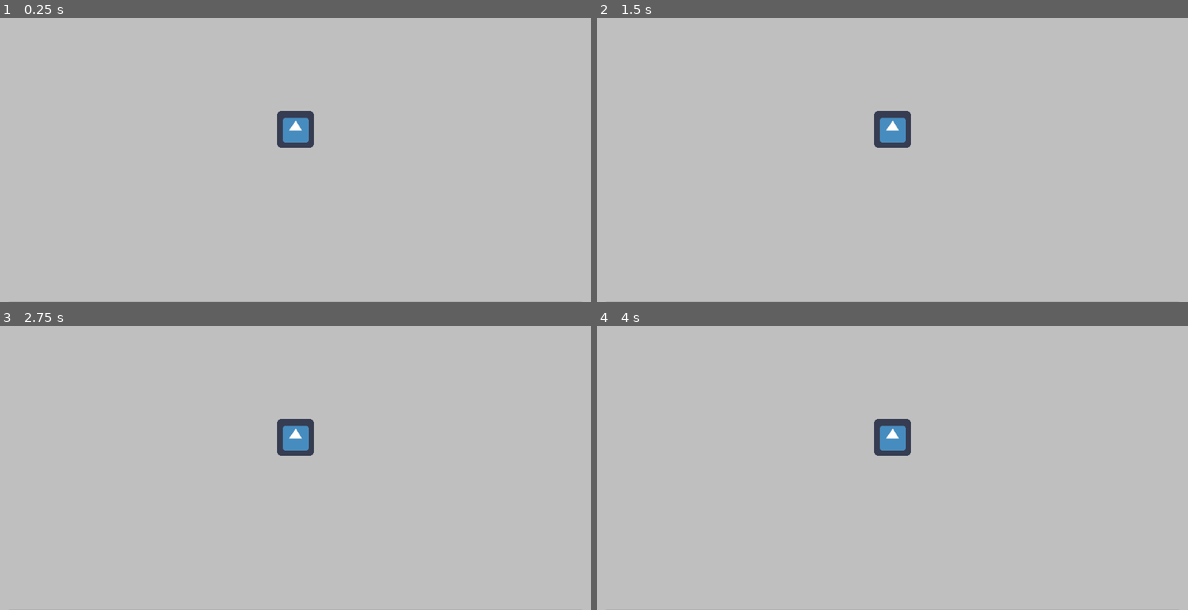
Above: before the commit, frames 1-4 (two rows, left to right).
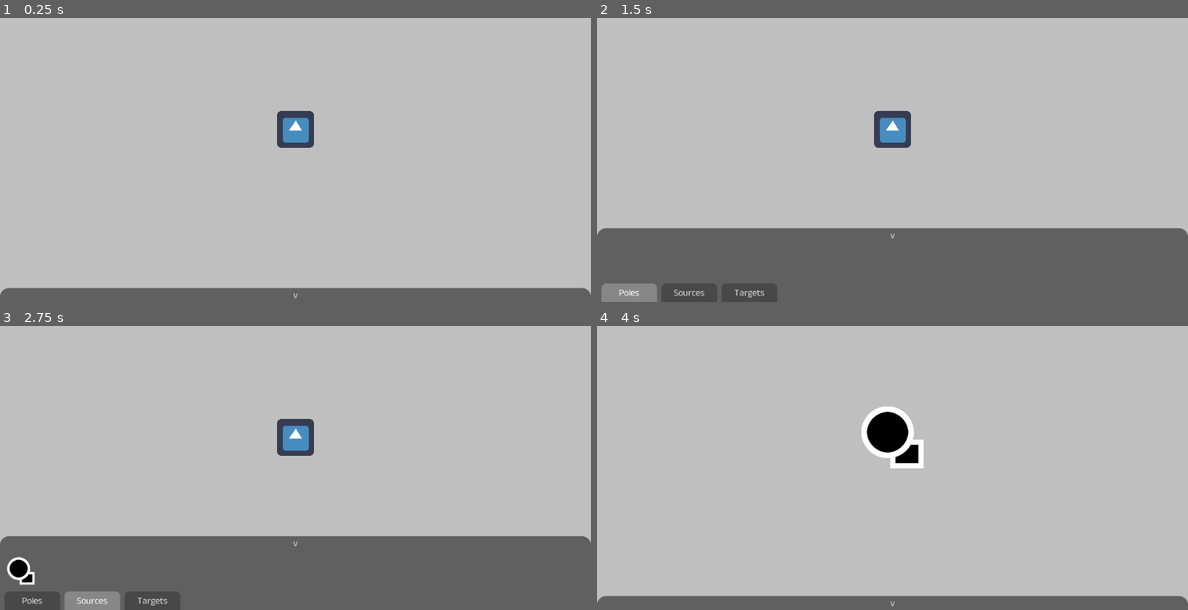
Above: after the commit, the same moments.

Repository: Totobird-Creations/Circuit-Simulator
Game: Godot game, scene res://main/game.tscn
The game is run twice, just before and just after one commit, with the same random seed, the same clock (stepped at 60 frames per second) and the same inputs. The engine's default icon, where the game draws it, is replaced by a stand-in: a white triangle on a blue panel in a dark square.
Inputs (mouse positions are in pixels of both pictures, inside the frame that each line leads up to):
- Up to frame 1 (0.25 s): no input
- Up to frame 2 (1.5 s): click (892, 296) at 0.5 s, where only the run after the commit has a clickable "v"; click (626, 293) at 1.25 s, where only the run after the commit has a clickable "Poles"
- Up to frame 3 (2.75 s): click (94, 601) at 2 s, where only the run after the commit has a clickable "Sources"
- Up to frame 4 (4 s): click (620, 570) at 2.77 s; click (892, 436) at 3.52 s

The runs differ from the first frame. In frame 1, 4.9% of the frame differs, in the area x 0-100%, y 95-100%; in frame 2, 26%, in the area x 0-100%, y 74-100%; in frame 3, 26%; in frame 4, 6.6%.

Commit message:
Savepoint;

Diff:
--- /dev/null
+++ b/main/game.gd
@@ -0,0 +1,8 @@
+extends Node
+
+
+
+func add_pending_structure(scene : PackedScene):
+	$canvas/screen.visible = true
+	var instance := scene.instance()
+	$world/pending.add_child(instance)
--- a/main/game.tscn
+++ b/main/game.tscn
@@ -1,11 +1,13 @@
-[gd_scene load_steps=12 format=2]
+[gd_scene load_steps=16 format=2]
 
 [ext_resource path="res://main/world/camera.gd" type="Script" id=1]
 [ext_resource path="res://icon.png" type="Texture" id=2]
 [ext_resource path="res://assets/font/AnekMalayalam-Regular.ttf" type="DynamicFontData" id=3]
 [ext_resource path="res://main/interface/build_item.tscn" type="PackedScene" id=4]
 [ext_resource path="res://assets/texture/strutcure/nuclear_plant.png" type="Texture" id=5]
-[ext_resource path="res://assets/texture/strutcure/solar_panel.png" type="Texture" id=6]
+[ext_resource path="res://main/interface.gd" type="Script" id=7]
+[ext_resource path="res://main/game.gd" type="Script" id=8]
+[ext_resource path="res://main/world/structure/nuclear_plant.tscn" type="PackedScene" id=9]
 
 [sub_resource type="StyleBoxFlat" id=1]
 bg_color = Color( 0, 0, 0, 0.498039 )
@@ -18,6 +20,8 @@
 font_data = ExtResource( 3 )
 
 [sub_resource type="ButtonGroup" id=3]
+
+[sub_resource type="StyleBoxEmpty" id=6]
 
 [sub_resource type="Animation" id=5]
 length = 0.001
@@ -31,7 +35,7 @@
 "times": PoolRealArray( 0 ),
 "transitions": PoolRealArray( 1 ),
 "update": 0,
-"values": [ 0.0 ]
+"values": [ -24 ]
 }
 tracks/1/type = "value"
 tracks/1/path = NodePath(".:margin_bottom")
@@ -43,7 +47,7 @@
 "times": PoolRealArray( 0 ),
 "transitions": PoolRealArray( 1 ),
 "update": 0,
-"values": [ 128.0 ]
+"values": [ 104 ]
 }
 
 [sub_resource type="Animation" id=4]
@@ -60,7 +64,7 @@
 "times": PoolRealArray( 0, 0.25 ),
 "transitions": PoolRealArray( 0.333, 1 ),
 "update": 0,
-"values": [ 0.0, -128.0 ]
+"values": [ -24, -128.0 ]
 }
 tracks/1/type = "value"
 tracks/1/path = NodePath(".:margin_bottom")
@@ -72,10 +76,13 @@
 "times": PoolRealArray( 0, 0.25 ),
 "transitions": PoolRealArray( 0.333, 1 ),
 "update": 0,
-"values": [ 128.0, 0.0 ]
-}
+"values": [ 104, 0.0 ]
+}
+
+[sub_resource type="StyleBoxEmpty" id=7]
 
 [node name="game" type="Node"]
+script = ExtResource( 8 )
 
 [node name="world" type="Node2D" parent="."]
 
@@ -86,18 +93,24 @@
 current = true
 script = ExtResource( 1 )
 
+[node name="pending" type="Node2D" parent="world"]
+
+[node name="structures" type="Node2D" parent="world"]
+
 [node name="canvas" type="CanvasLayer" parent="."]
 
 [node name="interface" type="Control" parent="canvas"]
 anchor_right = 1.0
 anchor_bottom = 1.0
 mouse_filter = 2
+script = ExtResource( 7 )
 
 [node name="build" type="Control" parent="canvas/interface"]
 anchor_top = 1.0
 anchor_right = 1.0
 anchor_bottom = 1.0
-margin_bottom = 128.0
+margin_top = -24.0
+margin_bottom = 104.0
 
 [node name="background" type="Panel" parent="canvas/interface/build"]
 anchor_right = 1.0
@@ -116,7 +129,6 @@
 margin_right = 1008.0
 margin_bottom = 16.0
 custom_fonts/font = SubResource( 2 )
-text = "Object"
 
 [node name="buildings" type="MarginContainer" parent="canvas/interface/build/vertical"]
 margin_top = 24.0
@@ -139,11 +151,7 @@
 
 [node name="nuclear_plant" parent="canvas/interface/build/vertical/buildings/sources" instance=ExtResource( 4 )]
 texture = ExtResource( 5 )
-
-[node name="solar_panel" parent="canvas/interface/build/vertical/buildings/sources" instance=ExtResource( 4 )]
-margin_left = 64.0
-margin_right = 120.0
-texture = ExtResource( 6 )
+scene = ExtResource( 9 )
 
 [node name="targets" type="HBoxContainer" parent="canvas/interface/build/vertical/buildings"]
 visible = false
@@ -189,10 +197,28 @@
 group = SubResource( 3 )
 text = "Targets"
 
-[node name="toggle" type="AnimationPlayer" parent="canvas/interface/build"]
+[node name="toggle" type="Button" parent="canvas/interface/build"]
+anchor_right = 1.0
+margin_bottom = 24.0
+custom_styles/normal = SubResource( 6 )
+text = "v"
+
+[node name="animation" type="AnimationPlayer" parent="canvas/interface/build/toggle"]
+root_node = NodePath("../..")
 anims/RESET = SubResource( 5 )
 anims/main = SubResource( 4 )
+
+[node name="screen" type="Button" parent="canvas"]
+visible = false
+anchor_right = 1.0
+anchor_bottom = 1.0
+custom_styles/hover = SubResource( 7 )
+custom_styles/pressed = SubResource( 7 )
+custom_styles/focus = SubResource( 7 )
+custom_styles/disabled = SubResource( 7 )
+custom_styles/normal = SubResource( 7 )
 
 [connection signal="toggled" from="canvas/interface/build/vertical/categories/poles" to="canvas/interface/build/vertical/buildings/poles" method="set_visible"]
 [connection signal="toggled" from="canvas/interface/build/vertical/categories/sources" to="canvas/interface/build/vertical/buildings/sources" method="set_visible"]
 [connection signal="toggled" from="canvas/interface/build/vertical/categories/targets" to="canvas/interface/build/vertical/buildings/targets" method="set_visible"]
+[connection signal="pressed" from="canvas/interface/build/toggle" to="canvas/interface" method="toggle_build"]
--- /dev/null
+++ b/main/interface.gd
@@ -0,0 +1,14 @@
+extends Control
+
+
+
+var build_visible : bool = false
+
+
+
+func toggle_build() -> void:
+	build_visible = ! build_visible
+	if (build_visible):
+		$build/toggle/animation.play("main")
+	else:
+		$build/toggle/animation.play_backwards("main")
--- a/main/interface/build_item.gd
+++ b/main/interface/build_item.gd
@@ -3,7 +3,8 @@
 
 
 
-export(Texture) var texture : Texture setget set_texture
+export(Texture)     var texture : Texture     setget set_texture
+export(PackedScene) var scene   : PackedScene
 
 
 
@@ -16,3 +17,9 @@
 
 func _ready() -> void:
 	set_texture(texture)
+
+
+
+func pressed() -> void:
+	get_node("../../../../../../../").add_pending_structure(scene)
+	get_node("../../../../../").toggle_build()
--- a/main/interface/build_item.tscn
+++ b/main/interface/build_item.tscn
@@ -36,3 +36,5 @@
 custom_styles/hover = SubResource( 2 )
 custom_styles/pressed = SubResource( 3 )
 custom_styles/normal = SubResource( 1 )
+
+[connection signal="pressed" from="button" to="." method="pressed"]
--- /dev/null
+++ b/main/world/structure/nuclear_plant.gd
@@ -0,0 +1 @@
+extends Structure
--- /dev/null
+++ b/main/world/structure/nuclear_plant.tscn
@@ -0,0 +1,13 @@
+[gd_scene load_steps=3 format=2]
+
+[ext_resource path="res://main/world/structure/nuclear_plant.gd" type="Script" id=1]
+[ext_resource path="res://assets/texture/strutcure/nuclear_plant.png" type="Texture" id=2]
+
+[node name="nuclear_plant" type="Area2D"]
+script = ExtResource( 1 )
+
+[node name="sprite" type="Sprite" parent="."]
+texture = ExtResource( 2 )
+
+[node name="shape" type="CollisionPolygon2D" parent="."]
+polygon = PoolVector2Array( 2, -52.9, 9, -51.9, 9, -50.7, 19, -46.7, 19, -45.6, 23, -43.6, 23, -42.4, 30, -35.4, 30, -33.4, 33, -30.4, 33, -27.4, 35, -25.4, 35, -22.2, 37, -18.2, 37, 0.0999985, 36.3, 3, 54, 4, 54, 54, -4, 54, -4, 37, -23, 34.9, -23, 34, -26, 34, -26, 32.7, -36, 28.7, -36, 27.6, -40, 25.6, -40, 24.4, -47, 17.4, -47, 15.4, -50, 12.4, -50, 9.4, -52, 7.4, -52, 4.2, -54, 0.199997, -54, -18.2, -49.7, -31, -48.7, -31, -46.7, -36, -45.5, -36, -39.5, -44, -37.5, -44, -35.5, -47, -33.2, -47, -25.3, -52, -22.2, -52, -19, -52.8, -19, -54, 2, -54 )
--- /dev/null
+++ b/main/world/structure/strutcure.gd
@@ -0,0 +1,17 @@
+extends Area2D
+class_name Structure
+
+
+
+enum State {
+	PENDING,
+	STATIONARY
+}
+var state : int = State.PENDING
+
+
+
+func _physics_process(_delta : float) -> void:
+	match (state):
+		State.PENDING:
+			global_position = get_global_mouse_position()
--- a/project.godot
+++ b/project.godot
@@ -7,6 +7,16 @@
 ;   param=value ; assign values to parameters
 
 config_version=4
+
+_global_script_classes=[ {
+"base": "Area2D",
+"class": "Structure",
+"language": "GDScript",
+"path": "res://main/world/structure/strutcure.gd"
+} ]
+_global_script_class_icons={
+"Structure": ""
+}
 
 [application]
 
